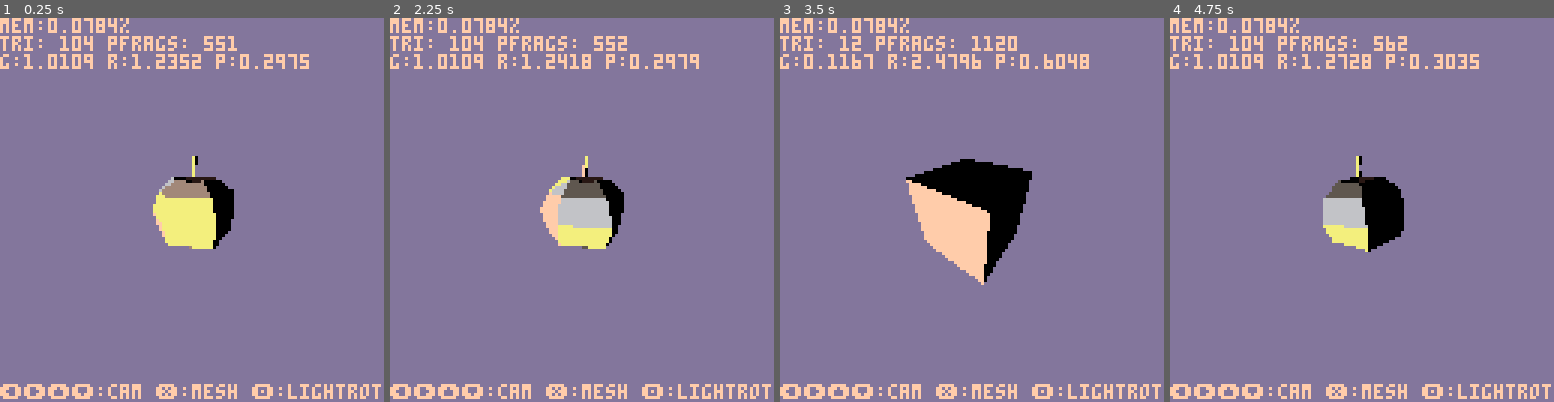
Above: before the commit, frames 1-4 (left to right).
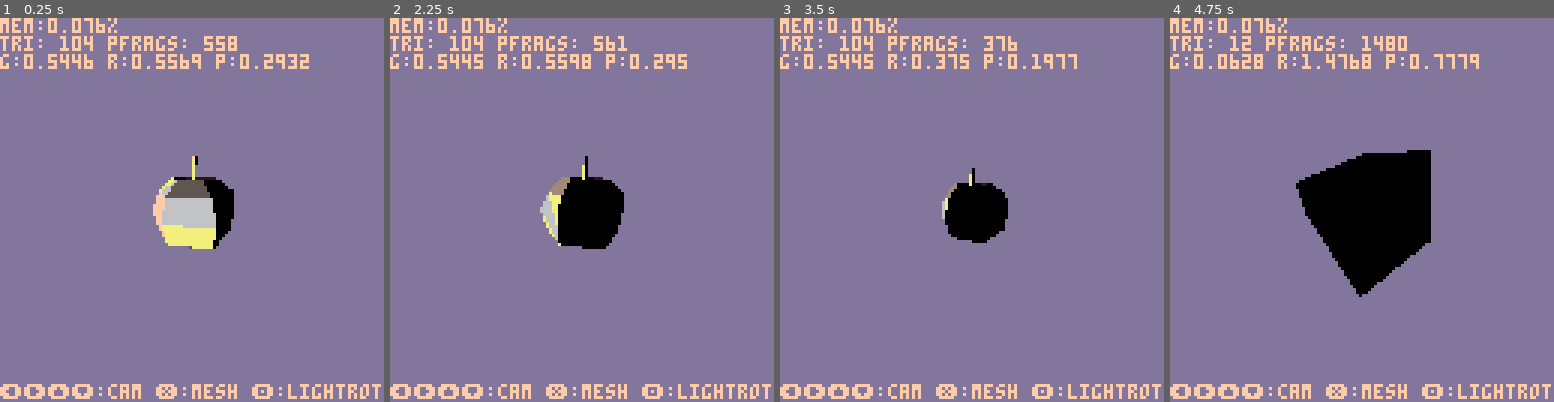
Above: after the commit, the same moments.

Repository: sthilaid/pico-8-carts
Game: PICO-8 cartridge cube.p8
Two runs of this game, one before a commit and one after it. Both use one fixed random seed, a clock stepped at 60 frames per second and the inputs below.
Inputs:
- Up to frame 1 (0.25 s): no input
- Up to frame 2 (2.25 s): tap O (Z key) at 0.33, 0.7, 1.43, 2.22 s; tap X (X key) at 1.07, 2.07 s; hold Left from 1.97 s (still down)
- Up to frame 3 (3.5 s): release Left at 2.37 s; tap X (X key) every 0.33 s from 2.4 to 3.4 s; hold Down 2.42-2.82 s; hold Right from 2.87 s (still down); tap O (Z key) at 3.1 s
- Up to frame 4 (4.75 s): release Right at 3.53 s; hold Up 3.58-4.08 s; tap X (X key) every 0.33 s from 3.73 to 4.73 s; tap O (Z key) at 3.98 s; hold Right 4.13-4.53 s; hold Down from 4.58 s (still down)

The runs differ from the first frame. In frame 1, 2.3% of the frame differs, in the area x 6-81%, y 0-61%; in frame 2, 3.4%; in frame 3, 7.1%; in frame 4, 8.1%, in the area x 6-81%, y 0-73%.

Commit message:
removed unused code pieces to optimize vertex shading and rasterization

Diff:
--- a/cube.p8
+++ b/cube.p8
@@ -1,18 +1,15 @@
 pico-8 cartridge // http://www.pico-8.com
 version 29
 __lua__
-
--------------------------------------------------------------------------------
--- globals
-
--- data
+-- RealTime Renderering
+-- by sthilaid
+
+-->8
+-- data and global vars
 _pal={0,128,133,5,134,6,135,15,7}
 white_shades={0,1,2,3,4,5,6,7,8} -- color indices for light shading from lighting 0->1
 bg_color=13
-
-function getShades(c)
-   return white_shades
-end
+interpolateTriangles = false
 
 -- runtime globals
 camera=false
@@ -39,6 +36,7 @@
 pixelDT=0
 
 -------------------------------------------------------------------------------
+-->8
 -- flow
 
 function makecam(pitch,yaw, len)
@@ -116,6 +114,9 @@
    debugStrs = {}
    geometryDT, rasterDT, pixelDT, triCount, pixelFragCount = 0,0,0,0,0
 end
+
+-->8
+-- math
 
 -------------------------------------------------------------------------------
 -- points (vector2d)
@@ -323,11 +324,9 @@
 function dirlight(dir, r0) return {type=0, pos=vpoint(0,0,0), dir=dir, r0=r0, campos=0, camdir=0} end
 function pointlight(pos, r0) return {type=1, pos=pos, dir=vdir(0,0,0), r0=r0, campos=0, camdir=0} end
 
-function fragment(v, n, worldV, color)
+function fragment(v, n)
    return {vx=v[1], vy=v[2], vz=v[3],
            nx=n[1], ny=n[2], nz=n[3],
-           wvx=worldV[1], wvy=worldV[2], wvz=worldV[3],
-           color=color,
            l1pos=false,
            l1dir=false,
            l1type=false,
@@ -336,6 +335,7 @@
 end
 
 -------------------------------------------------------------------------------
+-->8
 -- rendering pipeline
 
 function geometryVertexShading(projectionMatrix, mesh, v_index, n_index,
@@ -355,7 +355,7 @@
       l1r0  = l1.r0
    end
 
-   -- projection to camspace
+   -- vertex projection
    local camspaceVert = processedVerticesCache[v_index]
    if not camspaceVert then
       camspaceVert  = mapply(projectionMatrix, v)
@@ -364,7 +364,7 @@
    local n  = mesh.normals[n_index]
 
    -- fragment creation
-   local vfrag = fragment(camspaceVert, n, v, tcolor)
+   local vfrag  = fragment(camspaceVert, n)
    vfrag.l1dir  = l1dir
    vfrag.l1type = l1type
    vfrag.l1r0   = l1r0
@@ -395,7 +395,7 @@
       if (not obj.isVisible) goto continue
       local mesh = obj.mesh
       local processedVerticesCache = {}
-      local projectionMatrix = mmult(cam, obj.mat)
+      local projectionMatrix = mmult(screenMat, mmult(cam, obj.mat))
       for t in all(mesh.tris) do
          local startDT = stat(1)
          local processedTriangleFrags= {}
@@ -404,22 +404,14 @@
          for tindex=1,3 do
             local v_index   = t[tindex][1]
             local n_index   = t[tindex][2]
-            local vFrag = geometryVertexShading(projectionMatrix, mesh, v_index, n_index,
-                                                processedVerticesCache, lights, triangleColor)
+            local vFrag     = geometryVertexShading(projectionMatrix, mesh, v_index, n_index,
+                                                    processedVerticesCache, lights, triangleColor)
             --dprint("pv: "..vstr(vFrag.n))
             add(processedTriangleFrags, vFrag)
          end
-         for processedTriangle in all(processedTriangleFrags) do
-            geometryClipping(processedTriangle, clippedTriangleFrags)
-            --dprint(processedTriangle.v[1].." -> "..clippedTriangleFrags[#clippedTriangleFrags].v[1])
-         end
-         for clippedVertexFrag in all(clippedTriangleFrags) do
-            geometryScreenMapping(clippedVertexFrag, screenMat)
-            --dprint("frag: "..clippedVertexFrag.vx)
-         end
          triCount += 1
          geometryDT += stat(1) - startDT
-         rasterizeTriangle(clippedTriangleFrags)
+         rasterizeTriangle(processedTriangleFrags)
       end
       ::continue::
    end
@@ -430,8 +422,37 @@
 function baryInterpVertex(w,u,v,v1,v2,v3) return vadd(vadd(vscale(v1, w), vscale(v2, u)), vscale(v3, v)) end
 function baryInterpPoint(w,u,v,v1,v2,v3) return padd(padd(pscale(v1, w), pscale(v2, u)), pscale(v3, v)) end
 function baryInterpValue(w,u,v,v1,v2,v3) return v1*w + v2*u + v3*v end
-function setPixelFragment(tbl, x, y, frag) tbl[(128*y)+x] = frag end
-function getPixelFragment(tbl, x, y) return tbl[(128*y)+x] end
+function interpolateTri(x, y, vfrag1, vfrag2, vfrag3, edgeValues)
+   local areaSum = (edgeValues[1]  + edgeValues[2] + edgeValues[3])
+   -- should use perspective corrected coordinates?
+   local barycentric_u = edgeValues[2] / areaSum
+   local barycentric_v = edgeValues[3] / areaSum
+   local barycentric_w = 1 - barycentric_u - barycentric_v
+   -- only interpolate depth instead of whole vertex pos?
+   local depth  = baryInterpValue(barycentric_w, barycentric_u, barycentric_v, vfrag1.vz, vfrag2.vz, vfrag3.vz)
+   local n      = baryInterpVertex(barycentric_w, barycentric_u, barycentric_v,
+                                   vdir(vfrag1.nx, vfrag1.ny, vfrag1.nz),
+                                   vdir(vfrag2.nx, vfrag2.ny, vfrag2.nz),
+                                   vdir(vfrag3.nx, vfrag3.ny, vfrag3.nz))
+
+   local l1type = vfrag1.l1type
+   local l1dir = false
+   local l1r0 = false
+   if l1type == 0 then -- directional
+      l1dir = vfrag1.l1dir
+   elseif l1type == 1 then -- omni
+      -- todo add l1pos instead...
+      l1dir  = baryInterpVertex(barycentric_w, barycentric_u, barycentric_v,
+                                vfrag1.l1dir, vfrag2.l1dir, vfrag3.l1dir)
+      l1r0   = vfrag11.l1r0
+   end
+
+   local pfrag  = fragment(vpoint(x,y,depth), n)
+   pfrag.l1dir  = l1dir
+   pfrag.l1type = l1type
+   pfrag.l1r0   = l1r0
+   return pfrag
+end
 
 function rasterizeTriangle(clippedTriangleFrags)
    local tricol = clippedTriangleFrags[1].color --rnd(16)
@@ -439,19 +460,8 @@
    local p2 = vpoint(clippedTriangleFrags[2].vx, clippedTriangleFrags[2].vy, clippedTriangleFrags[2].vz)
    local p3 = vpoint(clippedTriangleFrags[3].vx, clippedTriangleFrags[3].vy, clippedTriangleFrags[3].vz)
 
-   -- if obj.mesh.cullBackface then
-   --    triNormal = vcross(p1, p2)
-   --    if vdot(triNormal, vscale(p1,-1)) < 0 then
-   --       break
-   --    end
-   -- end
-
-   local n1 = vpoint(clippedTriangleFrags[1].nx, clippedTriangleFrags[1].ny, clippedTriangleFrags[1].nz)
-   local n2 = vpoint(clippedTriangleFrags[2].nx, clippedTriangleFrags[2].ny, clippedTriangleFrags[2].nz)
-   local n3 = vpoint(clippedTriangleFrags[3].nx, clippedTriangleFrags[3].ny, clippedTriangleFrags[3].nz)
-   local wv1 = vpoint(clippedTriangleFrags[1].wvx, clippedTriangleFrags[1].wvy, clippedTriangleFrags[1].wvz)
-   local wv2 = vpoint(clippedTriangleFrags[2].wvx, clippedTriangleFrags[2].wvy, clippedTriangleFrags[2].wvz)
-   local wv3 = vpoint(clippedTriangleFrags[3].wvx, clippedTriangleFrags[3].wvy, clippedTriangleFrags[3].wvz)
+   -- todo backface culling
+
    local edgeParams = {computeEdgeParams(p1, p2), computeEdgeParams(p2, p3), computeEdgeParams(p3, p1)}
    local pmin_x = flr(min(min(p1[1], p2[1]), p3[1]))
    local pmin_y = flr(min(min(p1[2], p2[2]), p3[2]))
@@ -476,34 +486,17 @@
          --dprint(edgeValues[1])
          --dprint("("..x..","..y.."): "..edgeValues[1]..","..edgeValues[2]..","..edgeValues[3])
          if isInside then
-            local areaSum = (edgeValues[1]  + edgeValues[2] + edgeValues[3])
-            -- should use perspective corrected coordinates?
-            local barycentric_u = edgeValues[2] / areaSum
-            local barycentric_v = edgeValues[3] / areaSum
-            local barycentric_w = 1 - barycentric_u - barycentric_v
-            -- only interpolate depth instead of whole vertex pos?
-            local depth  = baryInterpValue(barycentric_w, barycentric_u, barycentric_v, p1[3], p2[3], p3[3])
-            local n      = baryInterpVertex(barycentric_w, barycentric_u, barycentric_v, n1, n2, n3)
-            local wv     = baryInterpVertex(barycentric_w, barycentric_u, barycentric_v, wv1, wv2, wv3)
-
-            local l1type = clippedTriangleFrags[1].l1type
-            local l1dir = false
-            local l1r0 = false
-            if l1type == 0 then -- directional
-               l1dir = clippedTriangleFrags[1].l1dir
-            elseif l1type == 1 then -- omni
-               -- todo add l1pos instead...
-               l1dir  = baryInterpVertex(barycentric_w, barycentric_u, barycentric_v,
-                                         clippedTriangleFrags[1].l1dir,
-                                         clippedTriangleFrags[2].l1dir,
-                                         clippedTriangleFrags[3].l1dir)
-               l1r0   = clippedTriangleFrags[1].l1r0
+            local pfrag = false
+            if interpolateTriangles then
+               pfrag = interpolateTri(x, y, clippedTriangleFrags[1], clippedTriangleFrags[2], clippedTriangleFrags[3], edgeValues)
+            else
+               local v = vpoint(x, y, clippedTriangleFrags[1].vz)
+               local n = vdir(clippedTriangleFrags[1].nx, clippedTriangleFrags[1].ny, clippedTriangleFrags[1].nz)
+               pfrag = fragment(v, n)
+               pfrag.l1dir  = clippedTriangleFrags[1].l1dir
+               pfrag.l1type = clippedTriangleFrags[1].l1type
             end
 
-            local pfrag  = fragment(vpoint(x,y,depth), n, wv, viewdir, tricol)
-            pfrag.l1dir  = l1dir
-            pfrag.l1type = l1type
-            pfrag.l1r0   = l1r0
             rasterDT += stat(1) - pixelStartDT
             processPixelFragment(pfrag)
          end
@@ -512,8 +505,6 @@
 end
 
 function processPixelFragment(pfrag)
-   if (pget(pfrag.vx, pfrag.vy) != bg_color) return // kind of depth test
-
    local startDT = stat(1)
    pixelFragCount += 1
 
@@ -522,13 +513,8 @@
    if pfrag.l1type == 0 then
       lightRatio = clamp(0,1,max(0,vdot(pfrag.l1dir, vdir(pfrag.nx,pfrag.ny, pfrag.nz))))
    end
-   -- color(11)
-   -- print(vstr(pfrag.l1dir))
-   -- print(vstr(vdir(pfrag.nx,pfrag.ny, pfrag.nz)))
-   -- print(vdot(pfrag.l1dir, vdir(pfrag.nx,pfrag.ny, pfrag.nz)))
-   local color_shades = getShades(pfrag.color)
-   local shadedColorIndex = min(flr(lightRatio * (#color_shades-1))+1, #color_shades)
-   local shadedColor = color_shades[shadedColorIndex]
+   local shadedColorIndex = min(flr(lightRatio * (#white_shades-1))+1, #white_shades)
+   local shadedColor = white_shades[shadedColorIndex]
    --print(shadedColor)
 
    -- pixel render
@@ -543,6 +529,7 @@
 end
 
 -------------------------------------------------------------------------------
+-->8
 -- cube mesh data (from blender .obj export)
 
 function cubemesh()
Not shown, changed: cube_html/cube.js
Not shown, changed: cube_html/index.html
